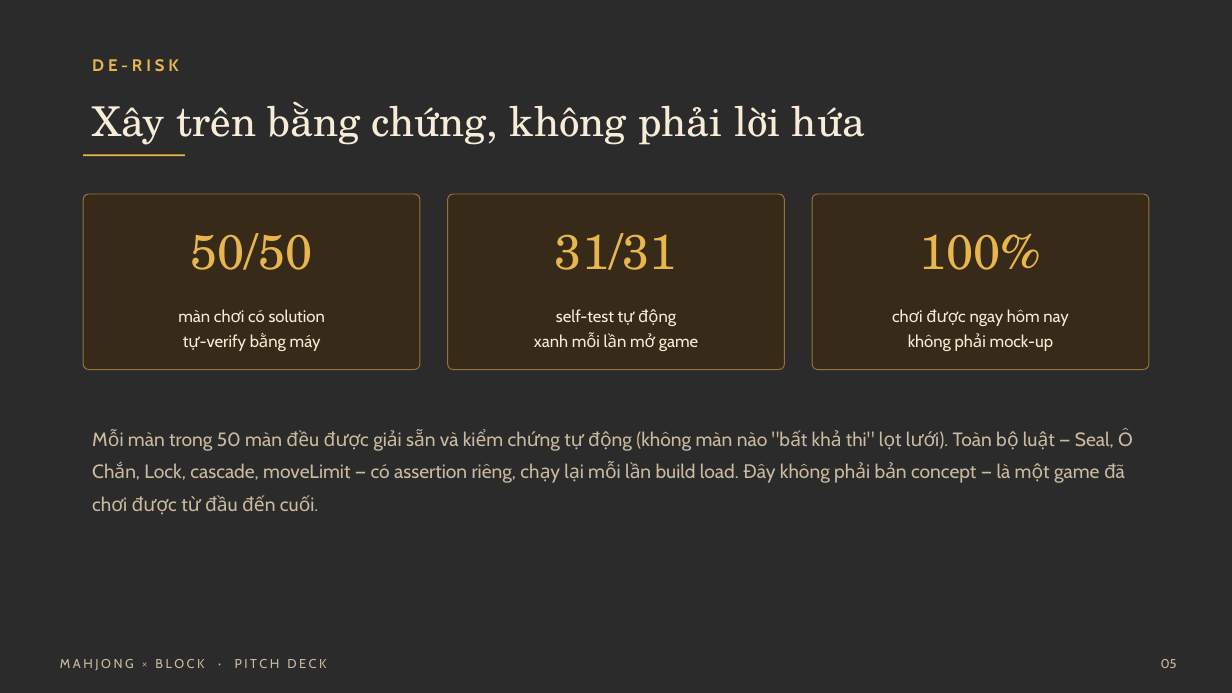
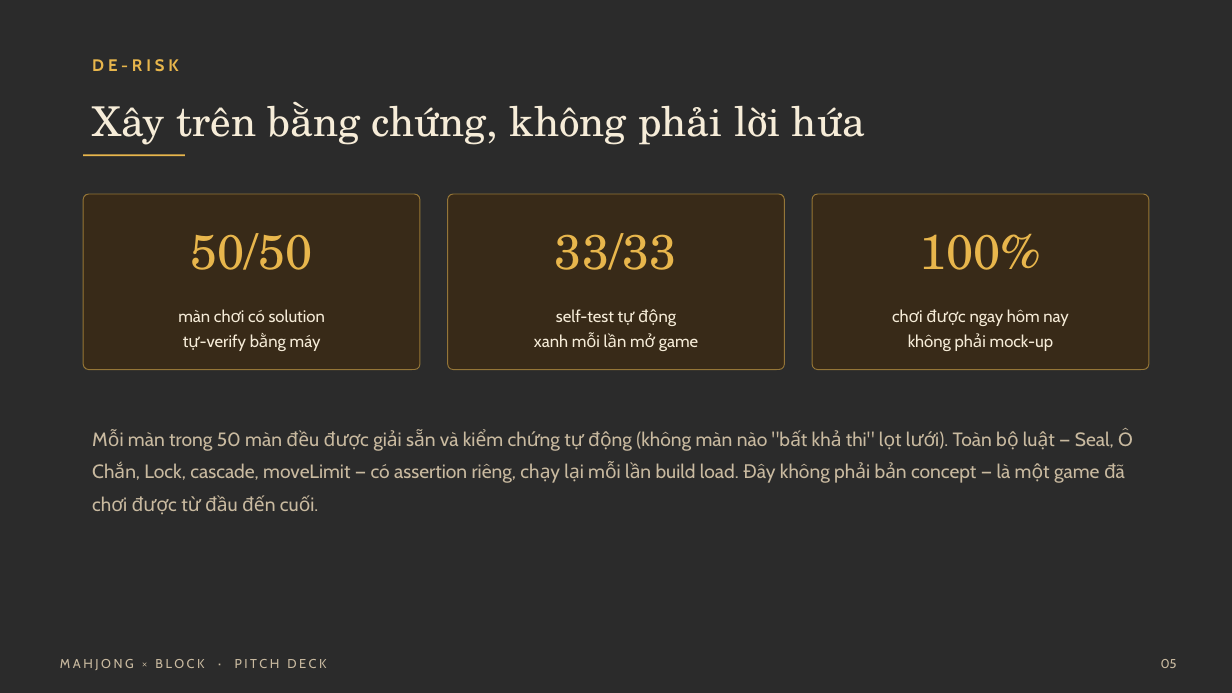
Before and after one commit to skadance112004-stack/Mahjong-x-Block-Puzzle, a slide deck: slide 5 of Document/Mahjong_x_Block_PitchDeck.pptx. Drawn at 1232x693 pixels with LibreOffice and Linux fonts; fonts in the diff are those of the drawing; background and template pictures are left out; a plain dark background stands for a picture behind light text. Boxes give left, top, right and bottom in pixels: in the first picture for what was removed or moved away, otherwise in the second. Text is boxed around its words. In the diff, an @@ line names an element or a change of style, - is before the commit and + after.

```diff
--- a/Document/Mahjong_x_Block_PitchDeck.pptx
+++ b/Document/Mahjong_x_Block_PitchDeck.pptx
@@ text at [555,233,677,270]: text changed @@
-31/31
+33/33
```
Also in this commit, not shown: 2 other slides changed, 30 other files.
